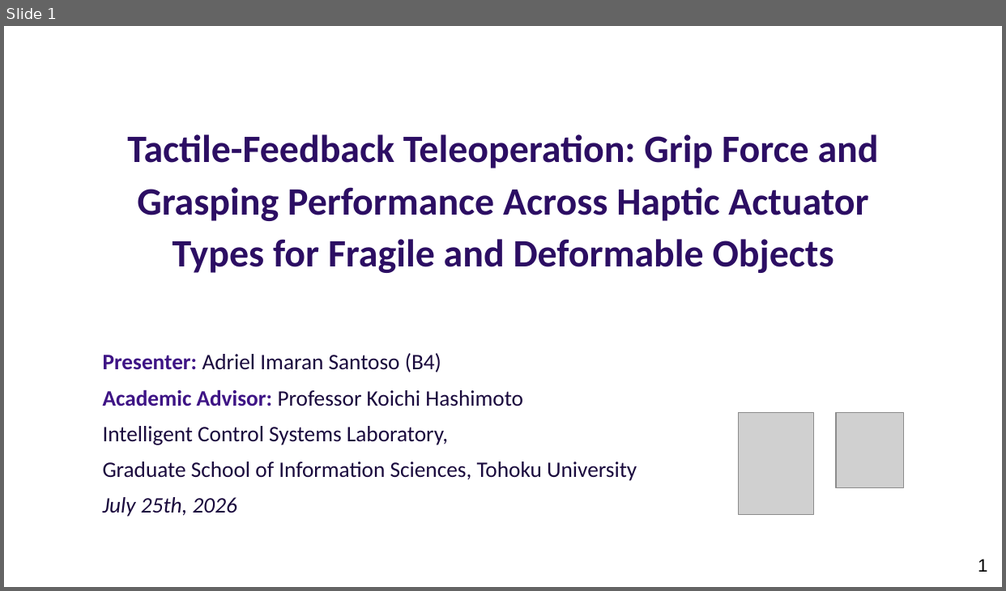
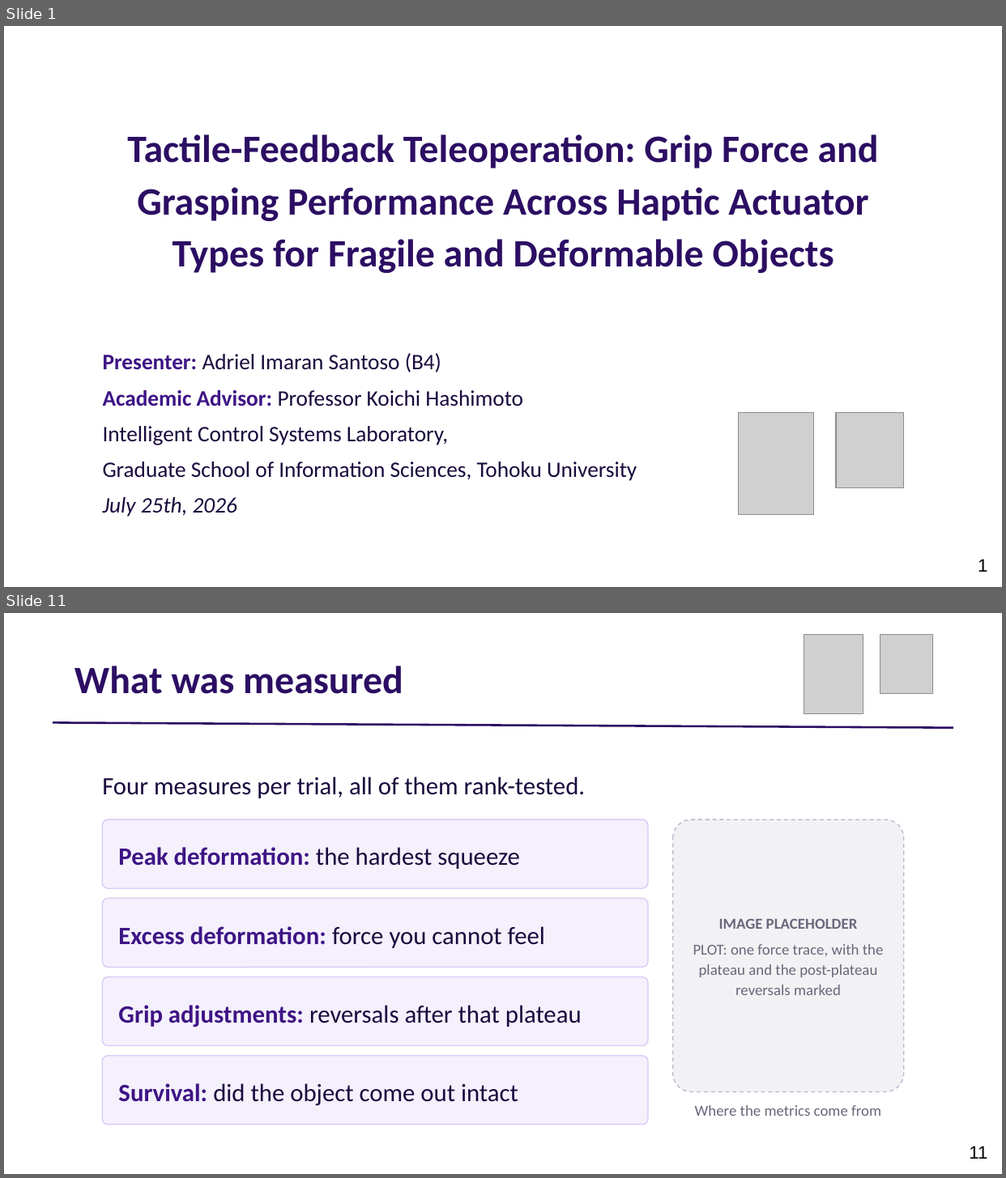
Before and after one commit to adibatic/gripper-haptic, a slide deck: thesis/presentation_slides.pptx. Shown one above the other, each under a label of ours: slide 1 before the commit, slides 1 and 11 after it; the slides between them are not shown. The pictures are 1006x591 and 1006x1178 pixels, drawn with LibreOffice and Linux fonts; fonts in the diff are those of the drawing; grey boxes stand for pictures. Boxes give left, top, right and bottom in pixels: in the first picture for what was removed or moved away, otherwise in the second. Text is boxed around its words. In the diff, an @@ line names an element or a change of style, - is before the commit and + after.

```diff
--- a/thesis/presentation_slides.pptx
+++ b/thesis/presentation_slides.pptx
@@ slide 11 added at <box>4,613,1002,1174</box>, background #FFFFFF @@
@@ picture added at <box>804,634,863,713</box> @@
@@ picture added at <box>880,634,933,693</box> @@
@@ text added at <box>74,666,403,694</box>, 28 pt, text #2C0E63, bold @@
+What was measured
@@ line added from (53, 723) to (953, 728), #2C0E63 1.5 pt @@
@@ text added at <box>102,777,586,798</box>, 18 pt, text #1A0A3D @@
+Four measures per trial, all of them rank-tested.
@@ rounded rectangle added at <box>102,820,648,888</box>, fill #F4F0FC, outline #D9C9F5 0.75 pt @@
@@ rounded rectangle added at <box>672,820,903,1092</box>, fill #F2F2F4, outline #BDB6CC 0.75 pt dashed @@
@@ text added at <box>118,847,519,869</box>, 18 pt, text #1A0A3D @@
+Peak deformation: the hardest squeeze
@@ rounded rectangle added at <box>102,898,648,967</box>, fill #F4F0FC, outline #D9C9F5 0.75 pt @@
@@ text added at <box>118,926,545,948</box>, 18 pt, text #3E1485, bold @@
+Excess deformation: force you cannot feel
@@ text added at <box>693,918,884,995</box>, 11 pt, text #6B667B @@
+IMAGE PLACEHOLDER
+PLOT: one force trace, with the plateau and the post-plateau reversals marked
@@ rounded rectangle added at <box>102,977,648,1046</box>, fill #F4F0FC, outline #D9C9F5 0.75 pt @@
@@ text added at <box>118,1005,582,1028</box>, 18 pt, text #1A0A3D @@
+Grip adjustments: reversals after that plateau
@@ rounded rectangle added at <box>102,1056,648,1125</box>, fill #F4F0FC, outline #D9C9F5 0.75 pt @@
@@ text added at <box>118,1084,518,1106</box>, 18 pt, text #1A0A3D @@
+Survival: did the object come out intact
@@ text added at <box>695,1105,881,1116</box>, 11 pt, text #6B667B @@
+Where the metrics come from
@@ page number added at <box>969,1146,987,1159</box>, 13 pt, text #000000 @@
+11
```
Also in this commit, not shown: 5 slides changed, 10 other slides added, 14 slides removed, 3 other files.
